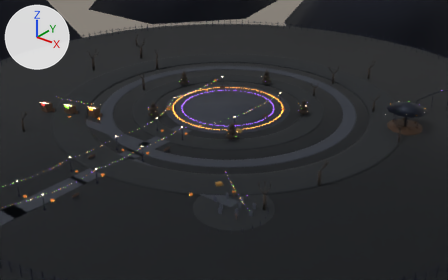
Before and after pictures for a commit that changed the glTF model model/park_env/park_env.glb.
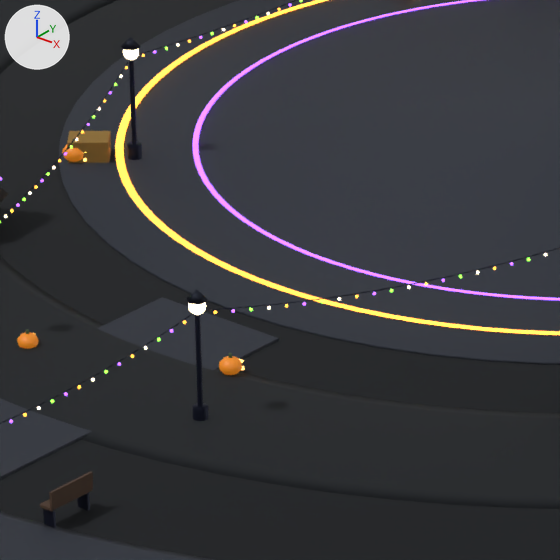
Each version is shown from a camera (50 mm lens) standing at (100.8, -127.8, 68.4) and looking at (7.5, -11.1, -3.9), then close up on the part from 36% to 50% of the width and 32% to 56% of the height. Every picture has the same lights, and +X, +Y and +Z are marked at upper left. The last two pictures show the newer version. Where no turn or scale is listed for an object, it has been applied to the vertices. Vertices at exactly the same position are counted once.

The first close-up shows 'PE_PE_EmitOrange', 'PE_PE_EmitViolet', 'PE_PE_Grass', 'PE_PE_Ground', 'PE_PE_Iron', 'PE_PE_Path', 'PE_PE_Pumpkin', 'PE_PE_Straw', 'PE_PE_Wood' and 7 more.
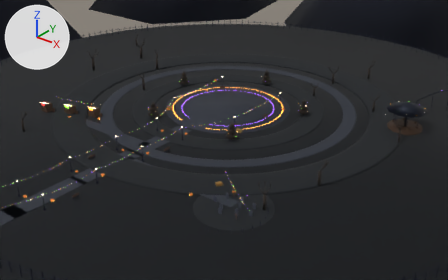
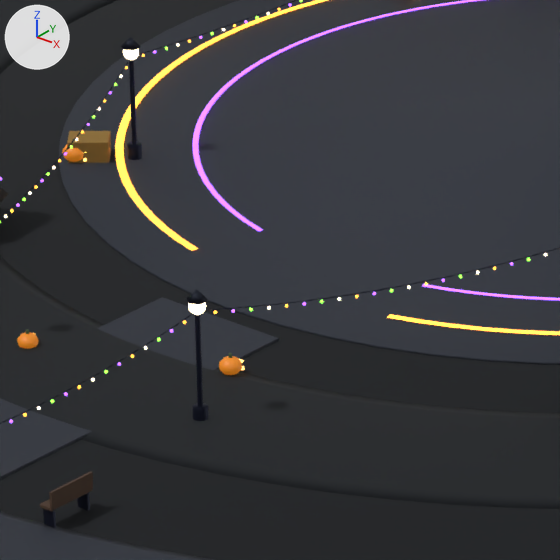
Boxes [x1, y1, x2, y2] around the edits, measured in the close-ups (560 x 560 px):
part 1 of me_torus, deleted: before [191, 248, 390, 318]
part 2 of me_torus_001, deleted: before [258, 230, 423, 286]

The edits, one by one:
me_torus is used by ob_pe_pe_emitorange; location (0.0, 0.0, 0.07).
me_torus had 608 vertices, 1200 faces and spanned x -25.8..15.6, y -28.8..15.6, z 0.0..2.7.
me_torus now has 566 vertices, 1104 faces and spans x -25.8..15.6, y -28.8..15.6, z 0.0..2.7.
Part 1, on me_torus:
42 vertices are removed from x -3.1..3.1, y -15.6..-15.1, z 0.0.
96 faces are deleted.
me_torus_001 is used by ob_pe_pe_emitviolet; location (0.0, 0.0, 0.07).
me_torus_001 had 628 vertices, 1252 faces and spanned x -13.1..34.1, y -36.5..13.1, z 0.0..0.8.
me_torus_001 now has 586 vertices, 1156 faces and spans x -13.1..34.1, y -36.5..13.1, z 0.0..0.8.
Part 2, on me_torus_001:
42 vertices are removed from x -2.6..2.6, y -13.1..-12.7, z 0.0.
96 faces are deleted.
